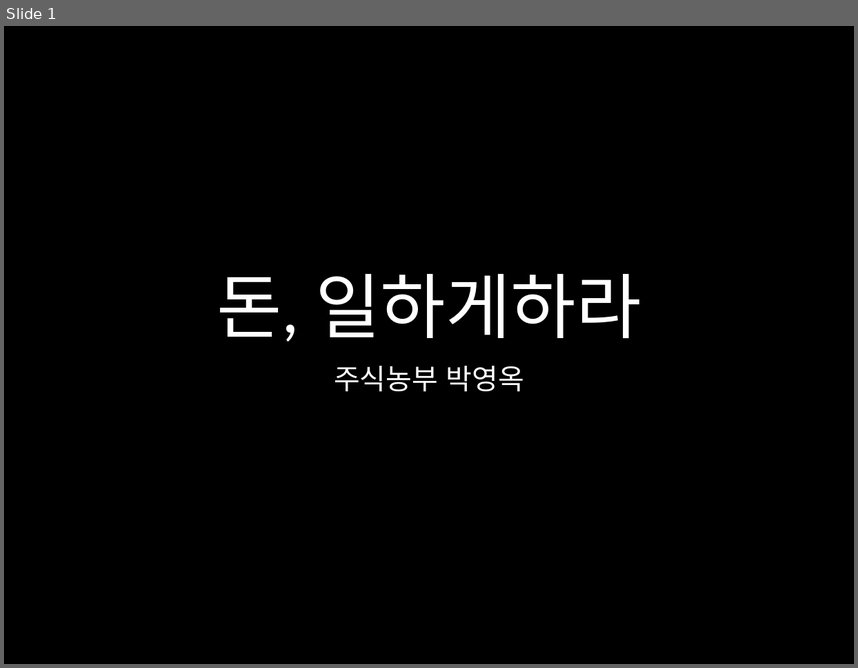
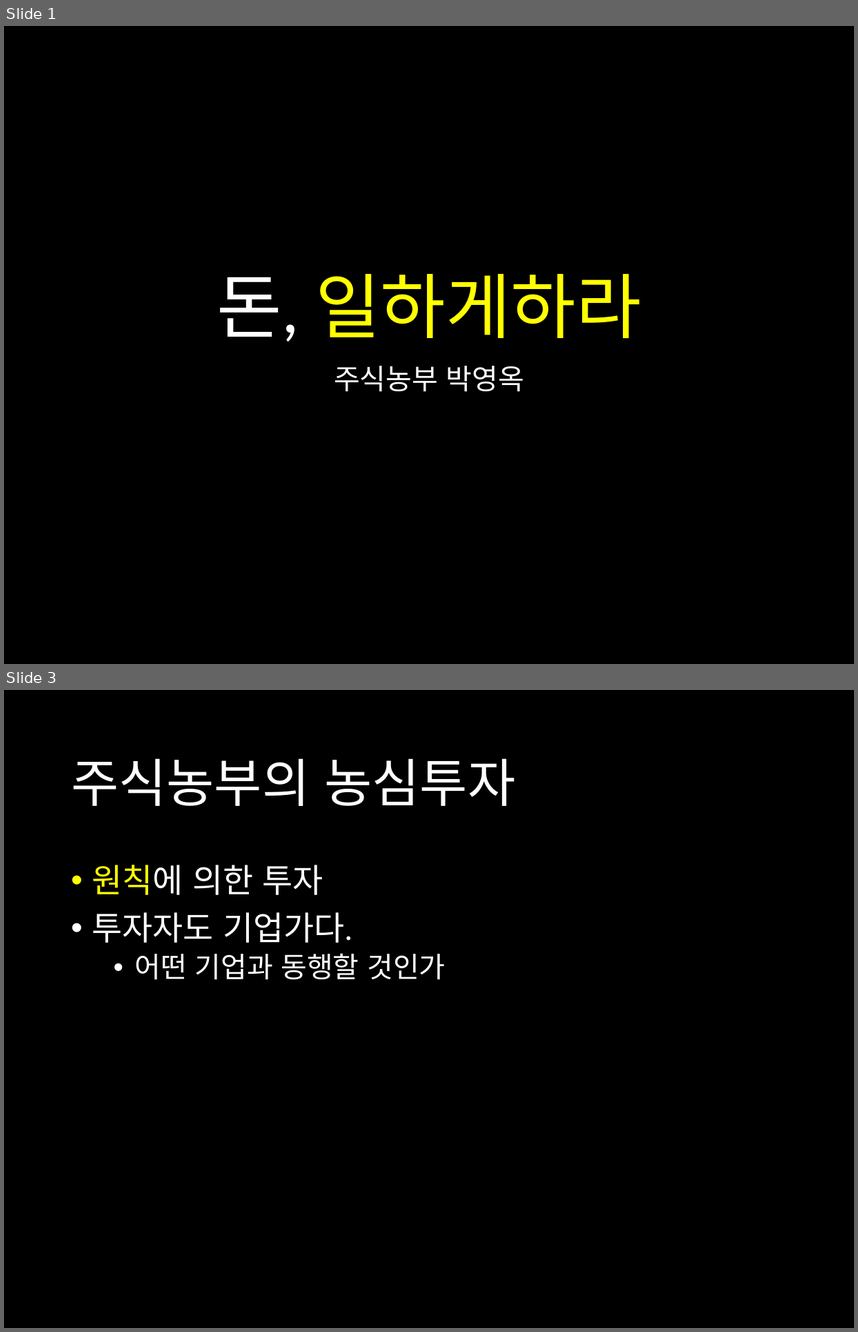
Before and after one commit to harrisleesh/Review, a slide deck: 돈, 일하게하라.pptx. Shown one above the other, each under a label of ours: slide 1 before the commit, slides 1 and 3 after it; the slides between them are not shown. The pictures are 858x668 and 858x1332 pixels, drawn with LibreOffice and Linux fonts; fonts in the diff are those of the drawing. Boxes give left, top, right and bottom in pixels: in the first picture for what was removed or moved away, otherwise in the second. Text is boxed around its words. In the diff, an @@ line names an element or a change of style, - is before the commit and + after.

Commit message:
돈,일하게하라 정리, 적게 자도 괜찮습니다 정리

```diff
--- a/돈, 일하게하라.pptx
+++ b/돈, 일하게하라.pptx
@@ slide 3 added at (4,690,854,1328), background #000000 @@
@@ title added at (71,758,515,806), 44 pt, text #FFFFFF @@
+주식농부의 농심투자
@@ text added at (92,865,445,980), 28 pt, text #FFFFFF @@
+• 원칙에 의한 투자
+• 투자자도 기업가다.
+  • 어떤 기업과 동행할 것인가
@@ slide 1 changed as well @@
@@ title "돈, 일하게하라" at (217,274,641,341): text colour #FFFFFF to #FFFF00 in "일하게하라" @@
```
Also in this commit, not shown: 3 other slides added, 1 other file.
